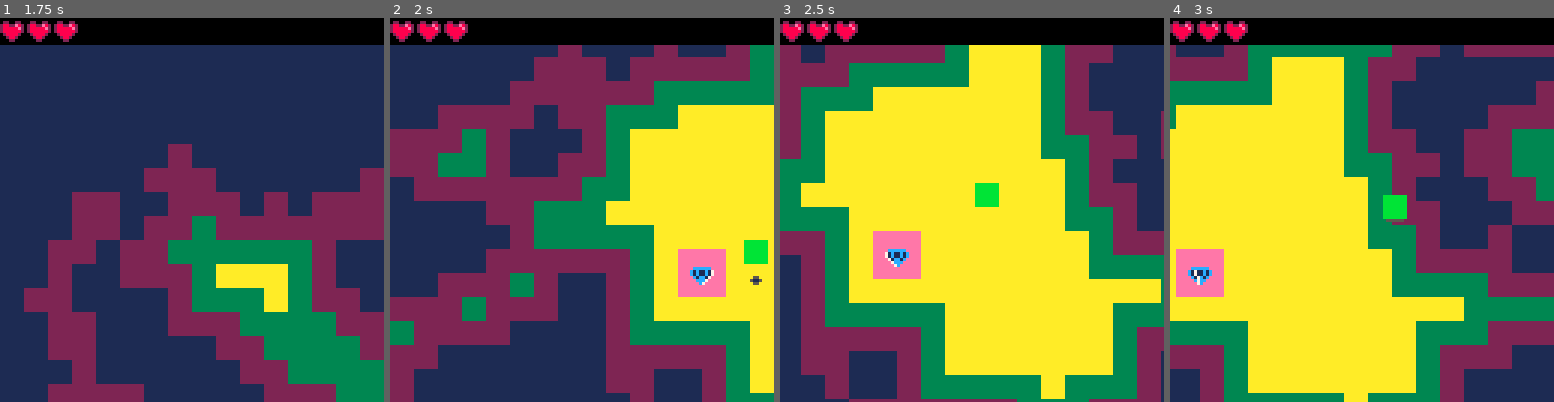
Above: before the commit, frames 1-4 (left to right).
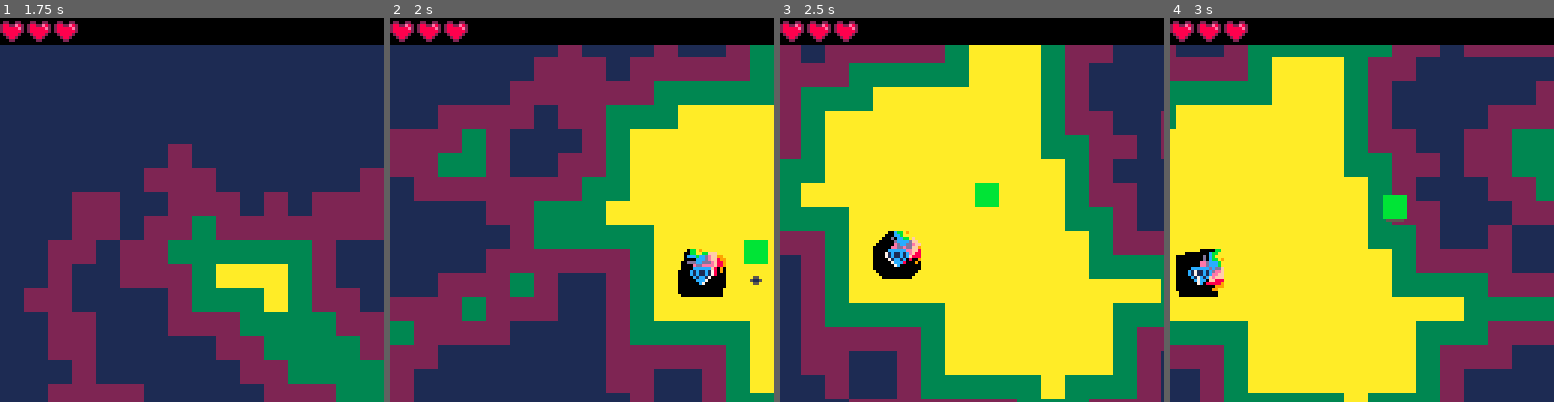
Above: after the commit, the same moments.

Repository: EPUJelly/DJAM8-source
Game: PICO-8 cartridge src/djam8.p8
The game is run twice, just before and just after one commit, with the same random seed, the same clock (stepped at 60 frames per second) and the same inputs.
Inputs:
- Up to frame 1 (1.75 s): tap X (X key) at 0.33, 1.07 s; hold Right from 1.6 s (still down)
- Up to frame 2 (2 s): keep holding Right; tap X (X key) at 1.85 s
- Up to frame 3 (2.5 s): release Right at 2.1 s; hold Up 2.15-2.42 s; hold Right from 2.47 s (still down)
- Up to frame 4 (3 s): keep holding Right; tap X (X key) at 2.97 s

Frame 1 is identical in both runs. In frame 2, 1.3% of the frame differs, in the area x 75-88%, y 60-73%; in frame 3, 1.3%; in frame 4, 1.3%.

Commit message:
added portal gfx WIP

Diff:
--- a/src/djam8.p8
+++ b/src/djam8.p8
@@ -43,7 +43,7 @@
 timetotakedamage = 60
 hasdoneinitdamage = false
 
-
+portalangle = 0
 
 function _init()
  loadlevel()
@@ -72,6 +72,15 @@
  movecam()
  decaylevel()
  updategems()
+ updateportal()
+end
+
+function updateportal()
+	if portalangle < 360 then
+		portalangle+=1
+	else
+		portalangle = 0
+	end
 end
 
 function check_flag_collision(player,flag)
@@ -268,7 +277,7 @@
 	if startx == 0 and starty == 0 then
 		print("failed to generate level correctly :(",8)
 	else
-		spr(16,startx-8,starty-8,2,2)
+		spr_r(16,startx-8,starty-8,portalangle,2,2)
 	end
 	spr(player.s_sprite+5,player.x-4,player.y-4)
 	drawgems()
@@ -297,7 +306,30 @@
 	end
 end
 -->8
---particles
+--gfx
+
+function spr_r(s,x,y,a,w,h)
+ sw=(w or 1)*8
+ sh=(h or 1)*8
+ sx=(s%8)*8
+ sy=flr(s/8)*8
+ x0=flr(0.5*sw)
+ y0=flr(0.5*sh)
+ a=a/360
+ sa=sin(a)
+ ca=cos(a)
+ for ix=0,sw-1 do
+  for iy=0,sh-1 do
+   dx=ix-x0
+   dy=iy-y0
+   xx=flr(dx*ca-dy*sa+x0)
+   yy=flr(dx*sa+dy*ca+y0)
+   if (xx>=0 and xx<sw and yy>=0 and yy<=sh) then
+    pset(x+ix,y+iy,sget(sx+xx,sy+yy))
+   end
+  end
+ end
+end
 
 function add_fx(x,y,die,dx,dy,grav,grow,shrink,r,c_table)
     local fx={
@@ -510,22 +542,22 @@
 00700700bbbbbbbbaaaaaaaa33333333222222221111111105555550005555000005500000288200071cc1c00c17c1c00c1c71c00c1cc1700000000000000000
 00000000bbbbbbbbaaaaaaaa33333333222222221111111151111115051111500051150000022000007ccc0000c7cc0000cc7c0000ccc7000000000000000000
 00000000bbbbbbbbaaaaaaaa333333332222222211111111055555500055550000055000000000000007c0000007c000000c7000000c70000000000000000000
-eeeeeeeeeeeeeeee8888888800000000000000000000000000000000000000000000000000000000000000000000000000000000000000000000000000000000
-eeeeeeeeeeeeeeee8888888800000000000000000000000000000000000000000000000000000000000000000000000000000000000000000000000000000000
-eeeeeeeeeeeeeeee8888888800000000000000000000000000000000000000000000000000000000000000000000000000000000000000000000000000000000
-eeeeeeeeeeeeeeee8888888800000000000000000000000000000000000000000000000000000000000000000000000000000000000000000000000000000000
-eeeeeeeeeeeeeeee8888888800000000000000000000000000000000000000000000000000000000000000000000000000000000000000000000000000000000
-eeeeeeeeeeeeeeee8888888800000000000000000000000000000000000000000000000000000000000000000000000000000000000000000000000000000000
-eeeeeeeeeeeeeeee8888888800000000000000000000000000000000000000000000000000000000000000000000000000000000000000000000000000000000
-eeeeeeeeeeeeeeee8888888800000000000000000000000000000000000000000000000000000000000000000000000000000000000000000000000000000000
-eeeeeeeeeeeeeeee0000000000000000000000000000000000000000000000000000000000000000000000000000000000000000000000000000000000000000
-eeeeeeeeeeeeeeee0000000000000000000000000000000000000000000000000000000000000000000000000000000000000000000000000000000000000000
-eeeeeeeeeeeeeeee0000000000000000000000000000000000000000000000000000000000000000000000000000000000000000000000000000000000000000
-eeeeeeeeeeeeeeee0000000000000000000000000000000000000000000000000000000000000000000000000000000000000000000000000000000000000000
-eeeeeeeeeeeeeeee0000000000000000000000000000000000000000000000000000000000000000000000000000000000000000000000000000000000000000
-eeeeeeeeeeeeeeee0000000000000000000000000000000000000000000000000000000000000000000000000000000000000000000000000000000000000000
-eeeeeeeeeeeeeeee0000000000000000000000000000000000000000000000000000000000000000000000000000000000000000000000000000000000000000
-eeeeeeeeeeeeeeee0000000000000000000000000000000000000000000000000000000000000000000000000000000000000000000000000000000000000000
+0000080ff0ee00008888888800000000000000000000000000000000000000000000000000000000000000000000000000000000000000000000000000000000
+000080ff0eee00008888888800000000000000000000000000000000000000000000000000000000000000000000000000000000000000000000000000000000
+00908ffeeddddd008888888800000000000000000000000000000000000000000000000000000000000000000000000000000000000000000000000000000000
+00908feeedcc00008888888800000000000000000000000000000000000000000000000000000000000000000000000000000000000000000000000000000000
+aa988feddcccccc08888888800000000000000000000000000000000000000000000000000000000000000000000000000000000000000000000000000000000
+aa988ffedccbbb0c8888888800000000000000000000000000000000000000000000000000000000000000000000000000000000000000000000000000000000
+0a998ffedbbaabb08888888800000000000000000000000000000000000000000000000000000000000000000000000000000000000000000000000000000000
+b0aa99fffaa9aabb8888888800000000000000000000000000000000000000000000000000000000000000000000000000000000000000000000000000000000
+bbaa9aafff99aa0b0000000000000000000000000000000000000000000000000000000000000000000000000000000000000000000000000000000000000000
+0bbaabbdeff899a00000000000000000000000000000000000000000000000000000000000000000000000000000000000000000000000000000000000000000
+c0bbbccdeff889aa0000000000000000000000000000000000000000000000000000000000000000000000000000000000000000000000000000000000000000
+0ccccccddef889aa0000000000000000000000000000000000000000000000000000000000000000000000000000000000000000000000000000000000000000
+0000ccdeeef809000000000000000000000000000000000000000000000000000000000000000000000000000000000000000000000000000000000000000000
+00dddddeeff809000000000000000000000000000000000000000000000000000000000000000000000000000000000000000000000000000000000000000000
+0000eee0ff0800000000000000000000000000000000000000000000000000000000000000000000000000000000000000000000000000000000000000000000
+0000ee0ff08000000000000000000000000000000000000000000000000000000000000000000000000000000000000000000000000000000000000000000000
 __gff__
 0000020202010000000000000000000000000400000000000000000000000000000000000000000000000000000000000000000000000000000000000000000000000000000000000000000000000000000000000000000000000000000000000000000000000000000000000000000000000000000000000000000000000000
 0000000000000000000000000000000000000000000000000000000000000000000000000000000000000000000000000000000000000000000000000000000000000000000000000000000000000000000000000000000000000000000000000000000000000000000000000000000000000000000000000000000000000000
Not shown, added: assets/portal.png
Not shown, added: assets/portal.pxc
